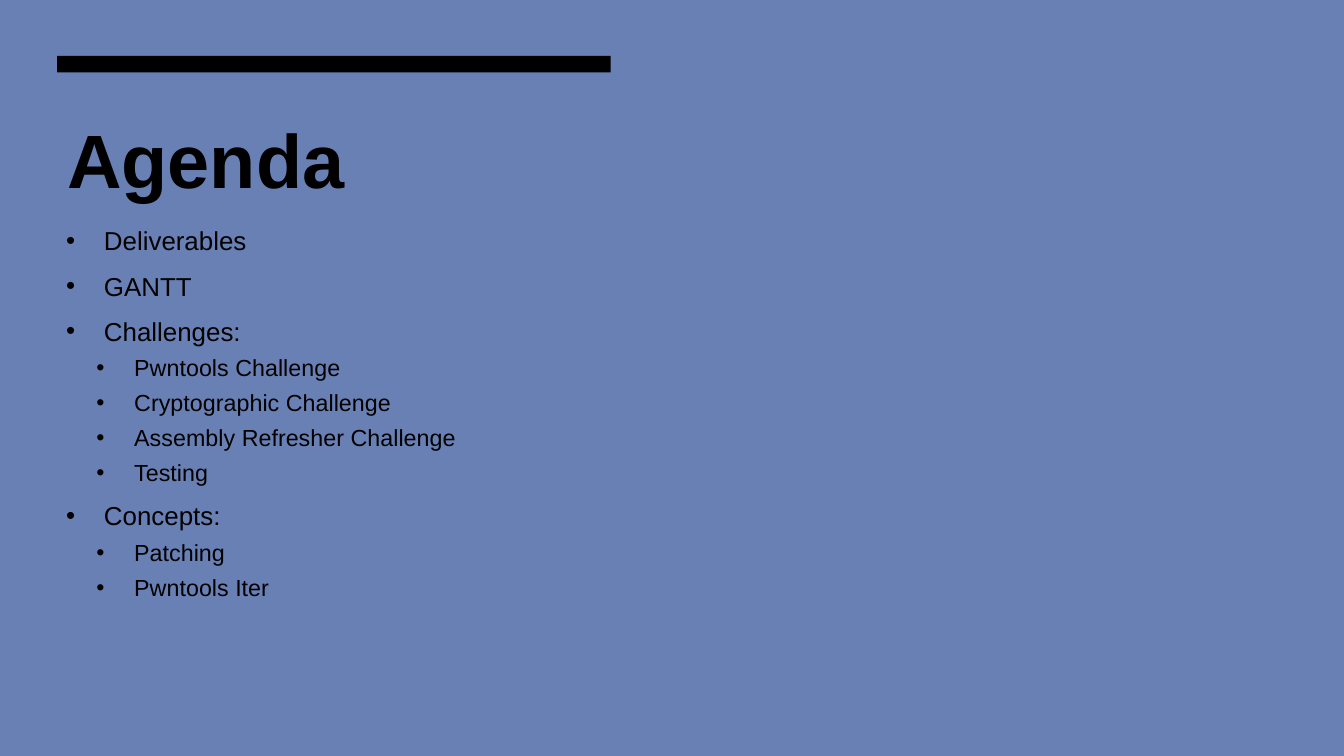
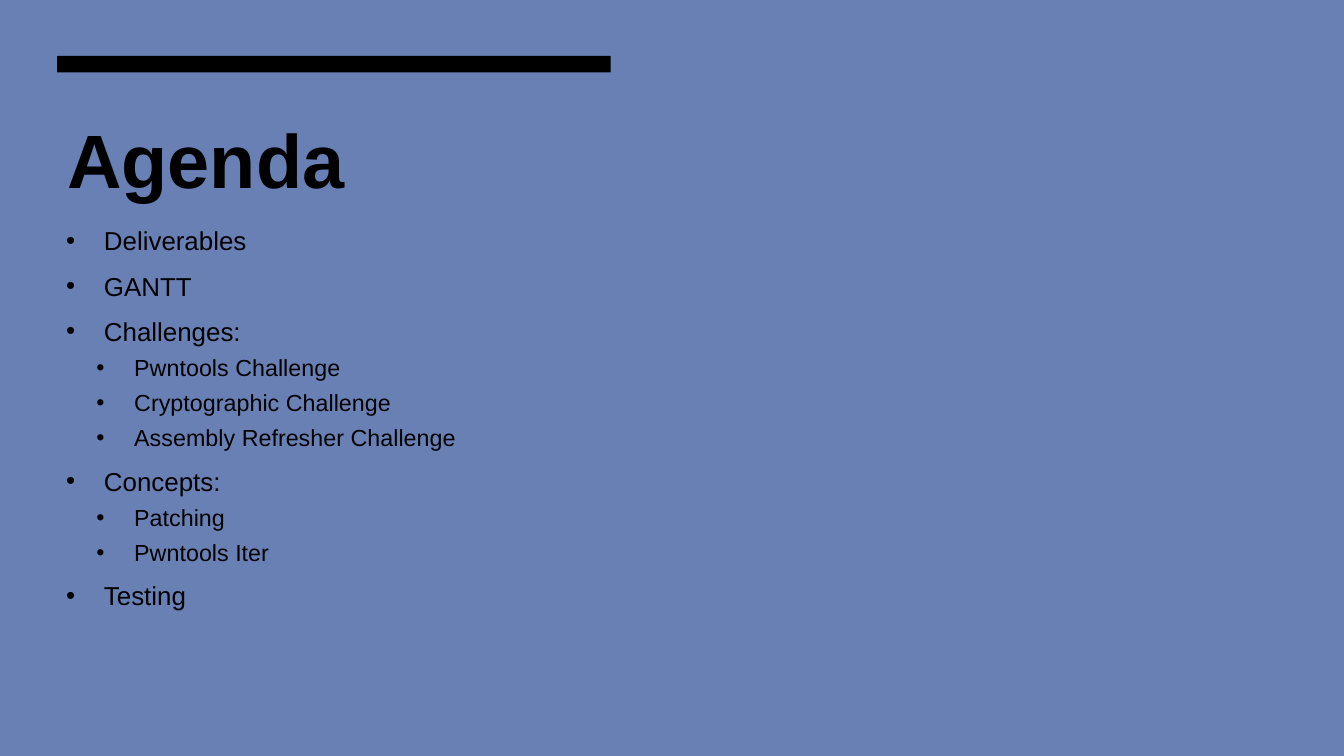
Before and after one commit to TKleb/SA-Documentation, a slide deck: slide 2 of documents/presentations/SA_Meeting_1125.pptx. Drawn at 1344x756 pixels with LibreOffice and Linux fonts; fonts in the diff are those of the drawing. Boxes give left, top, right and bottom in pixels: in the first picture for what was removed or moved away, otherwise in the second. Text is boxed around its words. In the diff, an @@ line names an element or a change of style, - is before the commit and + after.

```diff
--- a/documents/presentations/SA_Meeting_1125.pptx
+++ b/documents/presentations/SA_Meeting_1125.pptx
@@ text at (134, 464, 208, 486): paragraph removed @@
-  • Testing
@@ text at (104, 586, 186, 611): paragraph added @@
+• Testing
```
Also in this commit, not shown: 4 other slides changed.
